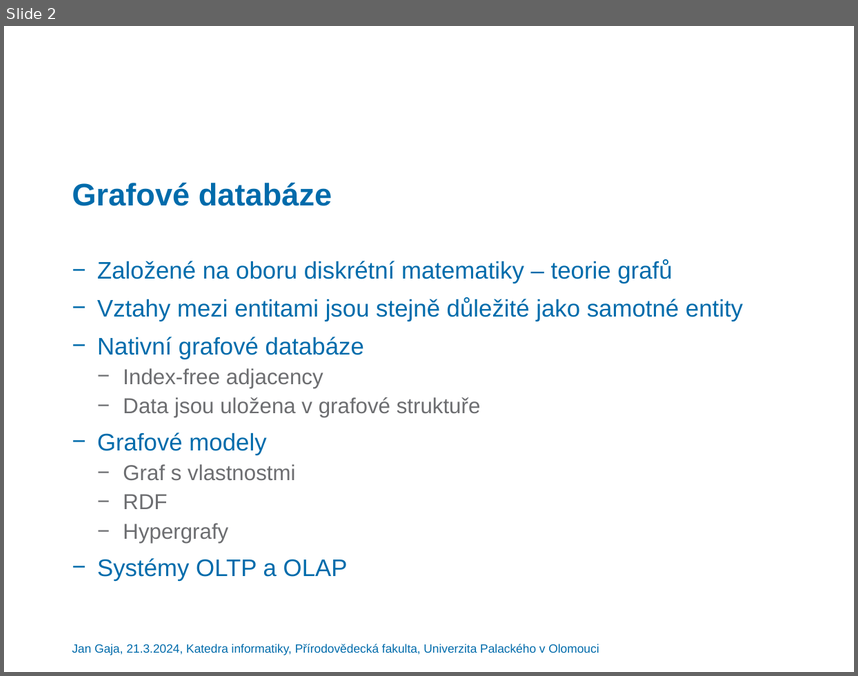
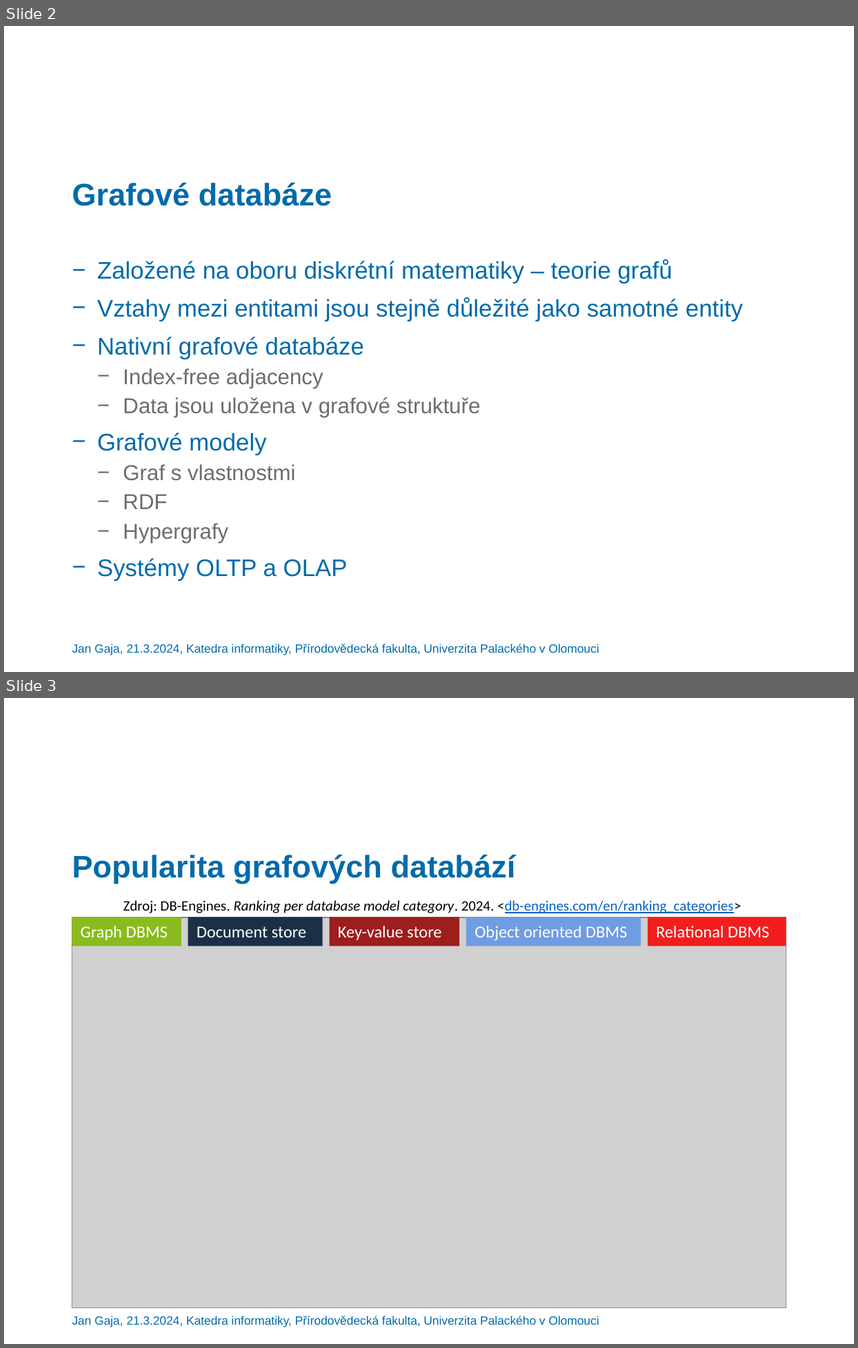
Before and after one commit to gajajan/graph_databases, a slide deck: Grafové databáze – přehled a srovnání.pptx. Shown one above the other, each under a label of ours: slide 2 before the commit, slides 2 and 3 after it. The pictures are 858x676 and 858x1348 pixels, drawn with LibreOffice and Linux fonts; fonts in the diff are those of the drawing; grey boxes stand for pictures; background and template pictures are left out. Boxes give left, top, right and bottom in pixels: in the first picture for what was removed or moved away, otherwise in the second. Text is boxed around its words. In the diff, an @@ line names an element or a change of style, - is before the commit and + after.

```diff
--- a/Grafové databáze – přehled a srovnání.pptx
+++ b/Grafové databáze – přehled a srovnání.pptx
@@ slide 3 added at [4,698,854,1344], background picture (left out) @@
@@ title added at [72,855,516,884], 26 pt, text #006BAB, bold @@
+Popularita grafových databází
@@ text added at [123,900,741,913], 12 pt, text #000000 @@
+Zdroj: DB-Engines. Ranking per database model category. 2024. <db-engines.com/en/ranking_categories>
@@ picture added at [72,917,786,1308] @@
@@ rectangle added at [72,917,182,947], fill #8ABB1E, 14 pt, text #FFFFFF @@
+Graph DBMS
@@ rectangle added at [188,917,323,947], fill #1B3046, 14 pt, text #FFFFFF @@
+Document store
@@ rectangle added at [330,917,460,947], fill #9E1D1D, 14 pt, text #FFFFFF @@
+Key-value store
@@ rectangle added at [466,917,641,947], fill #6F9CE3, 14 pt, text #FFFFFF @@
+Object oriented DBMS
@@ rectangle added at [648,917,786,947], fill #F41D1D, 14 pt, text #FFFFFF @@
+Relational DBMS
@@ text added at [72,1316,599,1327], 10 pt, text #006BAB @@
+Jan Gaja, 21.3.2024, Katedra informatiky, Přírodovědecká fakulta, Univerzita Palackého v Olomouci
```
Also in this commit, not shown: 4 slides changed, 39 other files.
